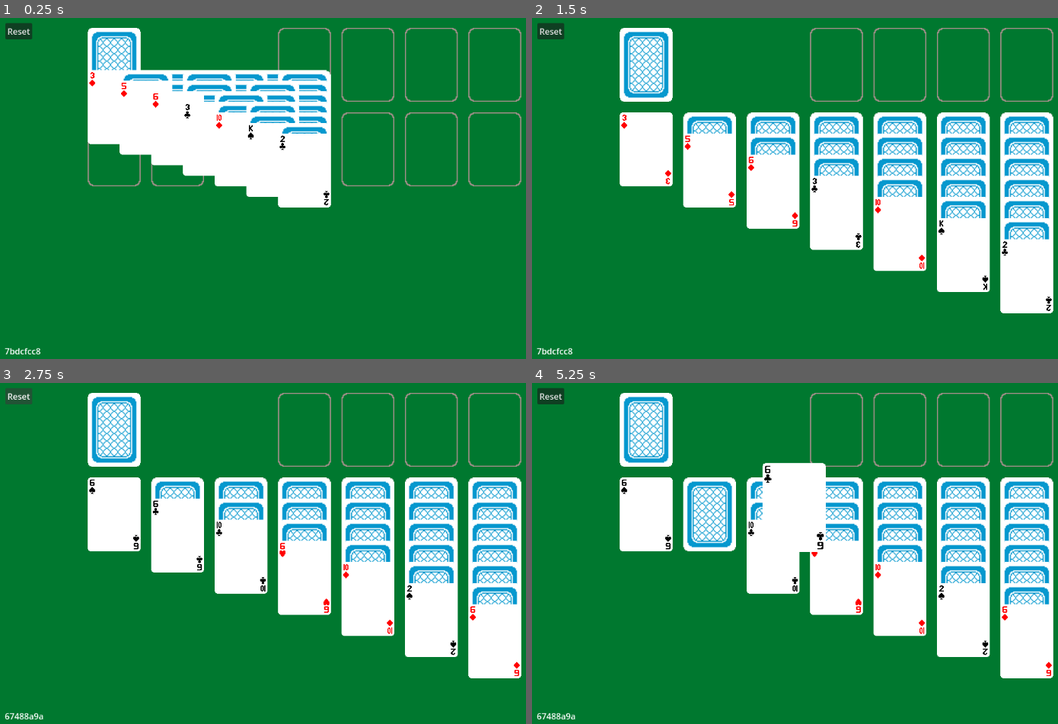
Above: before the commit, frames 1-4 (two rows, left to right).
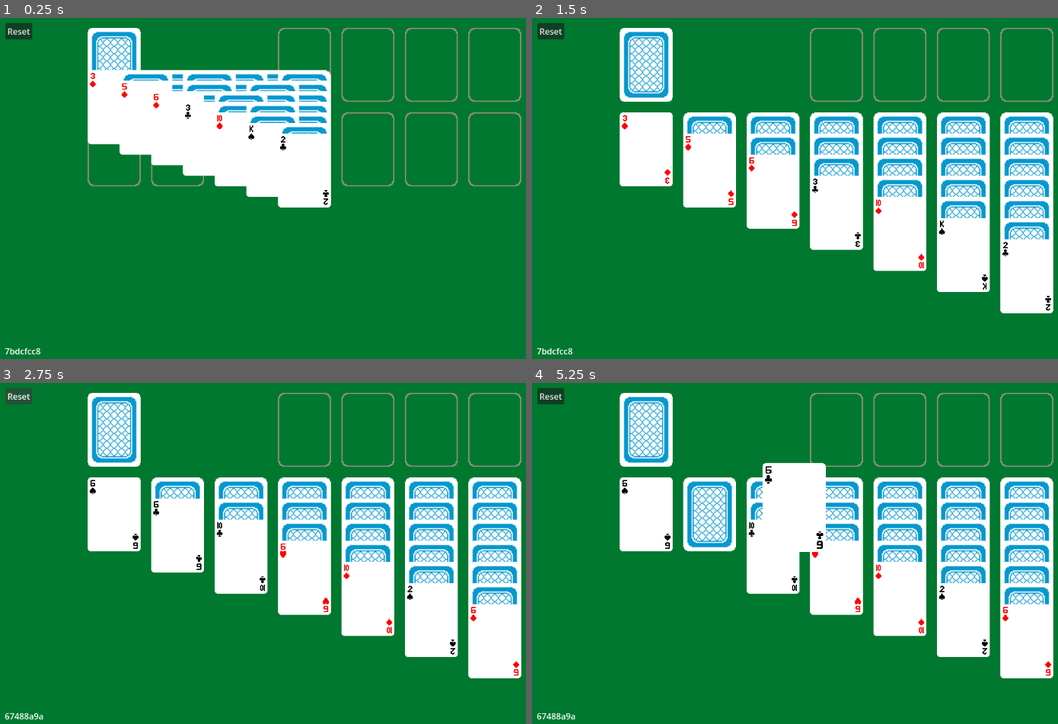
Above: after the commit, the same moments.

Repository: pmaitland/Patience
Game: Godot game, scene res://scenes/klondike.tscn
Two runs of this game, one before a commit and one after it. Both use one fixed random seed, a clock stepped at 60 frames per second and the inputs below.
Inputs (mouse positions are in pixels of both pictures, inside the frame that each line leads up to):
- Up to frame 1 (0.25 s): no input
- Up to frame 2 (1.5 s): drag from (837, 65) to (1026, 65) at 0.52 s; tap Enter at 1.25 s; drag from (900, 65) to (647, 150) at 1.27 s
- Up to frame 3 (2.75 s): click "Reset" at 2 s
- Up to frame 4 (5.25 s): move the mouse to (963, 430) at 2.77 s; click (963, 430) at 2.92 s; tap Space at 3.5, 5 s; drag from (1026, 430) to (647, 515) at 3.52 s; tap Enter at 4.25 s; drag from (647, 515) to (963, 430) at 4.27 s; drag from (710, 515) to (963, 430) at 5.02 s

The runs differ from the first frame. In frame 1, 0.2% of the frame differs, in the area x 16-63%, y 15-56%; in frame 2, 0.4%; in frame 3, 0.4%; in frame 4, 0.4%, in the area x 16-99%, y 24-86%.

Commit message:
split existing sprites

Diff:
--- a/patience/scenes/card.tscn
+++ b/patience/scenes/card.tscn
@@ -1,8 +1,11 @@
-[gd_scene load_steps=6 format=3 uid="uid://ds7iby3eabein"]
+[gd_scene load_steps=9 format=3 uid="uid://ds7iby3eabein"]
 
 [ext_resource type="Script" path="res://scripts/card.gd" id="1_u7yu8"]
 [ext_resource type="Texture2D" uid="uid://bplon4im6i5q6" path="res://sprites/card/base.png" id="2_ogtmq"]
 [ext_resource type="Texture2D" uid="uid://d25lqx1qc77m0" path="res://sprites/card/back.png" id="3_adtt8"]
+[ext_resource type="Texture2D" uid="uid://cerho2dl4oid" path="res://sprites/card/corner/value/ACE.png" id="3_gi8li"]
+[ext_resource type="Texture2D" uid="uid://bdk0j1xtbgmsb" path="res://sprites/card/corner/suit/SPADES.png" id="4_ynlmx"]
+[ext_resource type="Texture2D" uid="uid://b2lq2fiten0dg" path="res://sprites/card/centre/ace/SPADES.png" id="5_po1bn"]
 
 [sub_resource type="RectangleShape2D" id="RectangleShape2D_lnio7"]
 size = Vector2(40, 40)
@@ -26,14 +29,43 @@
 position = Vector2(0, -50)
 shape = SubResource("RectangleShape2D_3nmts")
 
-[node name="BaseSprite" type="Sprite2D" parent="."]
+[node name="Front" type="Node2D" parent="."]
+
+[node name="BaseSprite" type="Sprite2D" parent="Front"]
+texture_filter = 1
 texture = ExtResource("2_ogtmq")
 
-[node name="FaceSprite" type="Sprite2D" parent="."]
-texture = ExtResource("2_ogtmq")
+[node name="UpperCornerValueSprite" type="Sprite2D" parent="Front"]
+texture_filter = 1
+position = Vector2(-40.5, -59)
+texture = ExtResource("3_gi8li")
 
-[node name="BackSprite" type="Sprite2D" parent="."]
+[node name="LowerCornerValueSprite" type="Sprite2D" parent="Front"]
+texture_filter = 1
+position = Vector2(40.5, 59)
+rotation = 3.14159
+texture = ExtResource("3_gi8li")
+
+[node name="UpperCornerSuitSprite" type="Sprite2D" parent="Front"]
+texture_filter = 1
+position = Vector2(-40.5, -44)
+texture = ExtResource("4_ynlmx")
+
+[node name="LowerCornerSuitSprite" type="Sprite2D" parent="Front"]
+texture_filter = 1
+position = Vector2(40.5, 44)
+rotation = -3.14159
+texture = ExtResource("4_ynlmx")
+
+[node name="AceSprite" type="Sprite2D" parent="Front"]
 visible = false
+texture_filter = 1
+texture = ExtResource("5_po1bn")
+
+[node name="Back" type="Node2D" parent="."]
+visible = false
+
+[node name="BackSprite" type="Sprite2D" parent="Back"]
 texture_filter = 1
 texture = ExtResource("3_adtt8")
 
--- a/patience/scripts/card.gd
+++ b/patience/scripts/card.gd
@@ -1,8 +1,7 @@
 extends Node2D
 
-@onready var base_sprite: Sprite2D = $BaseSprite
-@onready var face_sprite: Sprite2D = $FaceSprite
-@onready var back_sprite: Sprite2D = $BackSprite
+@onready var front: Node2D = $Front
+@onready var back: Node2D = $Back
 
 var value: Enums.Value
 var suit: Enums.Suit
@@ -98,11 +97,49 @@
 			returning_to_pre_drag_position = false
 			z_index -= 1000
 
+func setup(v: Enums.Value, s: Enums.Suit) -> void:
+	value = v
+	suit = s
+	name = "Card%s-%s" % [value, suit]
+
+	var color: Color = Color(0, 0, 0)
+	if is_red():
+		color = Color(255, 0, 0)
+
+	var cornerValueSprite: Texture2D = load("res://sprites/card/corner/value/{value}.png".format({
+		"value": Enums.Value.keys()[value]
+	}))
+	front.get_child(1).texture = cornerValueSprite
+	front.get_child(2).texture = cornerValueSprite
+
+	var cornerSuitSprite: Texture2D = load("res://sprites/card/corner/suit/{suit}.png".format({
+		"suit": Enums.Suit.keys()[suit]
+	}))
+	front.get_child(3).texture = cornerSuitSprite
+	front.get_child(4).texture = cornerSuitSprite
+
+	if value == Enums.Value.ACE:
+		var aceSprite: Texture2D = load("res://sprites/card/centre/ace/{suit}.png".format({
+			"suit": Enums.Suit.keys()[suit]
+		}))
+		front.get_child(5).texture = aceSprite
+		front.get_child(5).visible = true
+
+	for i in range(1, front.get_child_count()):
+		front.get_child(i).set_modulate(color)
+
+	dragging_blocked = true
+
+func is_black() -> bool:
+	return suit == Enums.Suit.SPADES or suit == Enums.Suit.CLUBS
+
+func is_red() -> bool:
+	return suit == Enums.Suit.HEARTS or suit == Enums.Suit.DIAMONDS
+
 func flip() -> void:
 	face_up = !face_up
-	base_sprite.visible = face_up
-	face_sprite.visible = face_up
-	back_sprite.visible = !face_up
+	front.visible = face_up
+	back.visible = !face_up
 
 func trigger_dragging() -> bool:
 	return (small_area_has_mouse or (full_area_has_mouse and child_card == null)) \
--- a/patience/scripts/klondike.gd
+++ b/patience/scripts/klondike.gd
@@ -15,17 +15,10 @@
 	for suit: int in range(4):
 		for value: int  in range(13):
 			var card: Node2D = card_scene.instantiate()
-			card.name = "Card%s-%s" % [suit, value]
-			card.suit = suit as Enums.Suit
-			card.value = value as Enums.Value
-			card.dragging_blocked = true
 			cards.add_child(card)
+			card.setup(value as Enums.Value, suit as Enums.Suit)
+			card.flip()
 			new_cards.append(card)
-			card.flip()
-			card.face_sprite.texture = load("res://sprites/card/face/{value}_{suit}.png".format({
-				"value": Enums.Value.keys()[card.value],
-				"suit": Enums.Suit.keys()[card.suit]
-			}))
 
 	var new_seed: String = ""
 	for i in range(8):
Binary file added: patience/sprites/card/centre/ace/CLUBS.png
Not shown, added: patience/sprites/card/centre/ace/CLUBS.png.import
Binary file added: patience/sprites/card/centre/ace/DIAMONDS.png
Not shown, added: patience/sprites/card/centre/ace/DIAMONDS.png.import
Binary file added: patience/sprites/card/centre/ace/HEARTS.png
Not shown, added: patience/sprites/card/centre/ace/HEARTS.png.import
Binary file added: patience/sprites/card/centre/ace/SPADES.png
Not shown, added: patience/sprites/card/centre/ace/SPADES.png.import
Binary file added: patience/sprites/card/corner/suit/CLUBS.png
Not shown, added: patience/sprites/card/corner/suit/CLUBS.png.import
Binary file added: patience/sprites/card/corner/suit/DIAMONDS.png
Not shown, added: patience/sprites/card/corner/suit/DIAMONDS.png.import
(and 135 more such lines)
